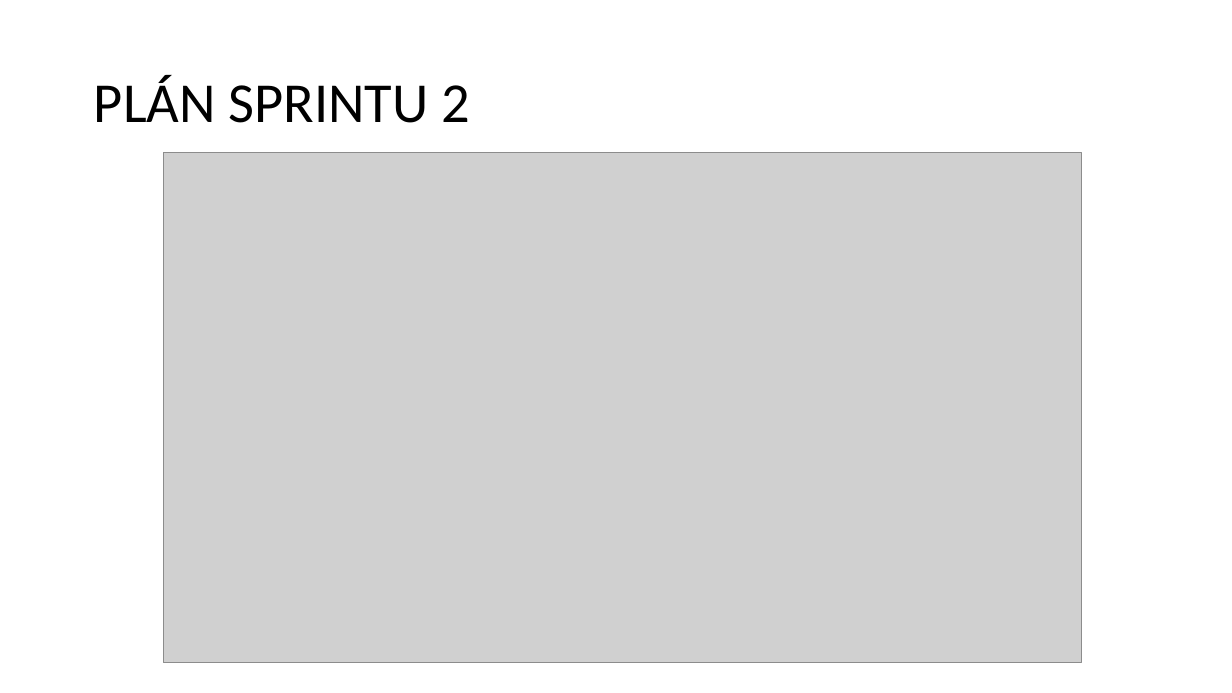
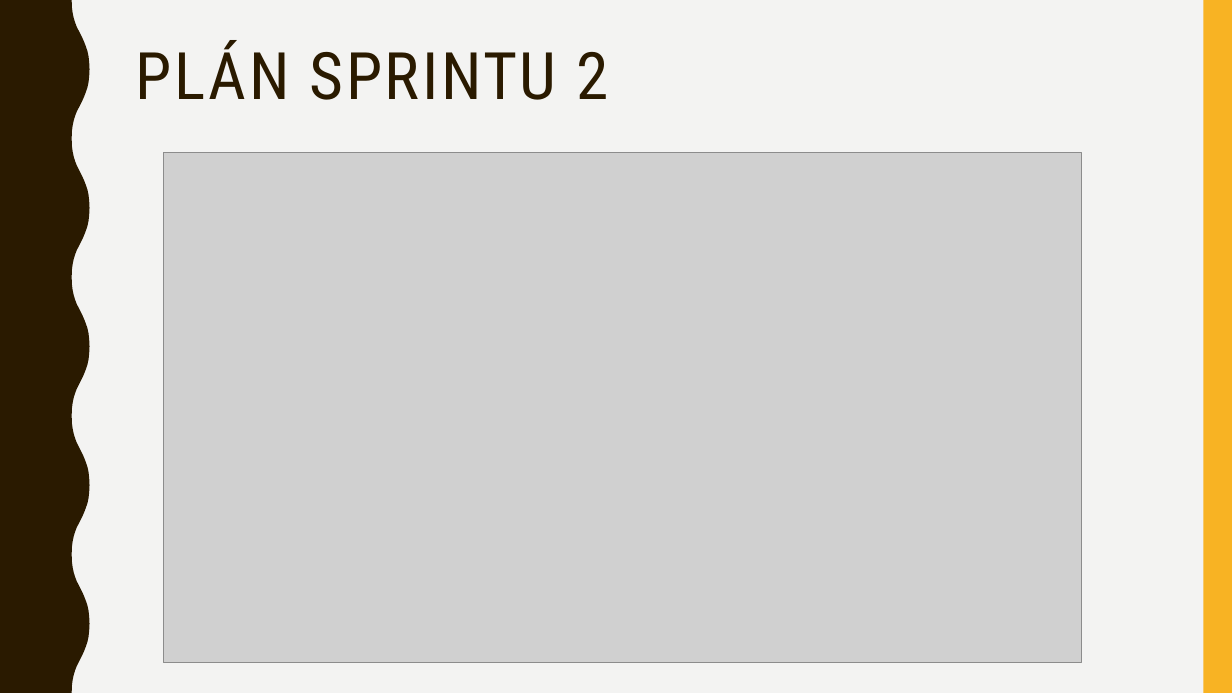
Before and after one commit to hruska07/Apollo13, a slide deck: slide 8 of docs/Apollo 13 - Logos Polytechnikos.pptx. Drawn at 1232x693 pixels with LibreOffice and Linux fonts; fonts in the diff are those of the drawing; grey boxes stand for pictures. Boxes give left, top, right and bottom in pixels: in the first picture for what was removed or moved away, otherwise in the second. Text is boxed around its words. In the diff, an @@ line names an element or a change of style, - is before the commit and + after.

```diff
--- a/docs/Apollo 13 - Logos Polytechnikos.pptx
+++ b/docs/Apollo 13 - Logos Polytechnikos.pptx
@@ background #FFFFFF to #F3F3F2 @@
@@ freeform shape added at [0,0,90,693], fill #2A1A00 @@
@@ rectangle added at [1203,0,1232,693], fill #F8B323 @@
@@ title "PLÁN SPRINTU 2": place and size @@
-title "PLÁN SPRINTU 2" at [94,75,470,123]
+title "PLÁN SPRINTU 2" at [136,40,609,100]
@@ title "PLÁN SPRINTU 2" at [136,40,609,100]: size 44 to 51 pt, font Calibri to Roboto Condensed, text colour #000000 to #2A1A00, letter spacing 0 to 2 pt; vertical alignment middle to top @@
```
Also in this commit, not shown: 8 other slides changed, 4 slides added.
